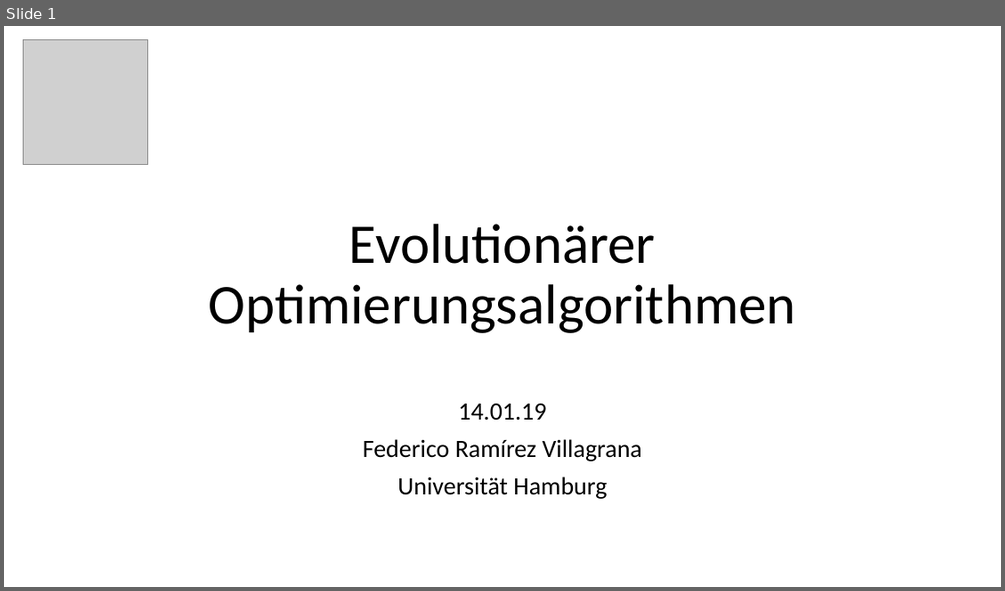
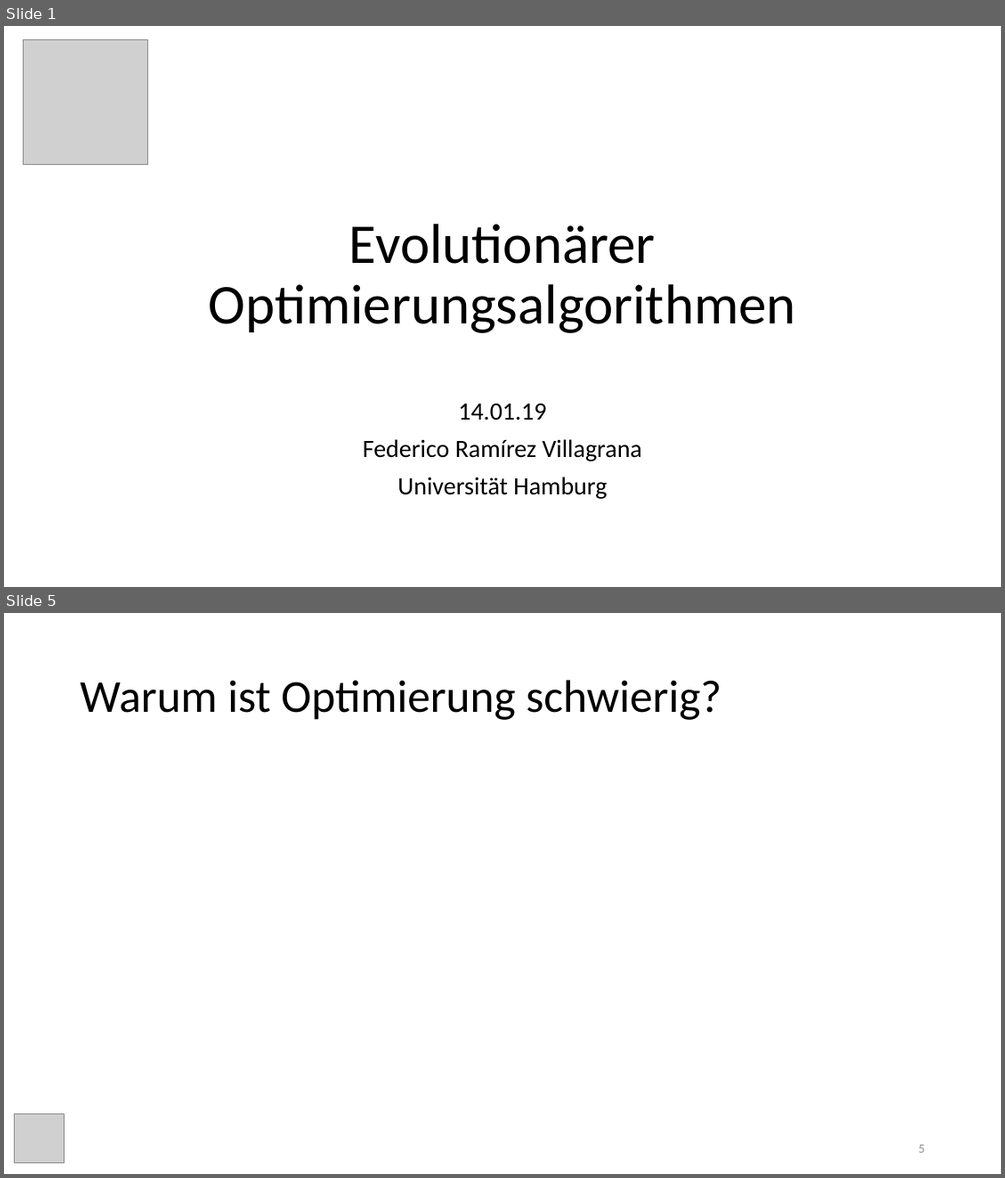
Before and after one commit to freddieRv/evolutive_algorithms_paper, a slide deck: vortrag/evolutionary_algorithms.pptx. Shown one above the other, each under a label of ours: slide 1 before the commit, slides 1 and 5 after it; the slides between them are not shown. The pictures are 1005x591 and 1005x1178 pixels, drawn with LibreOffice and Linux fonts; fonts in the diff are those of the drawing; grey boxes stand for pictures. Boxes give left, top, right and bottom in pixels: in the first picture for what was removed or moved away, otherwise in the second. Text is boxed around its words. In the diff, an @@ line names an element or a change of style, - is before the commit and + after.

```diff
--- a/vortrag/evolutionary_algorithms.pptx
+++ b/vortrag/evolutionary_algorithms.pptx
@@ slide 5 added at box(4, 613, 1001, 1174), background #FFFFFF @@
@@ title added at box(80, 680, 721, 720), 44 pt, text #000000 @@
+Warum ist Optimierung schwierig?
@@ picture added at box(15, 1113, 64, 1163) @@
@@ page number added at box(918, 1144, 924, 1152), 12 pt, text #8C8C8C @@
+5
```
Also in this commit, not shown: 6 other slides added, 1 slide removed, 1 other file.
